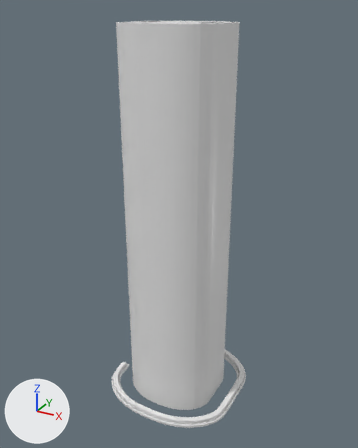
One commit to the FBX model Assets/Models/PenrosePlace.fbx: the scene before it, then after it.
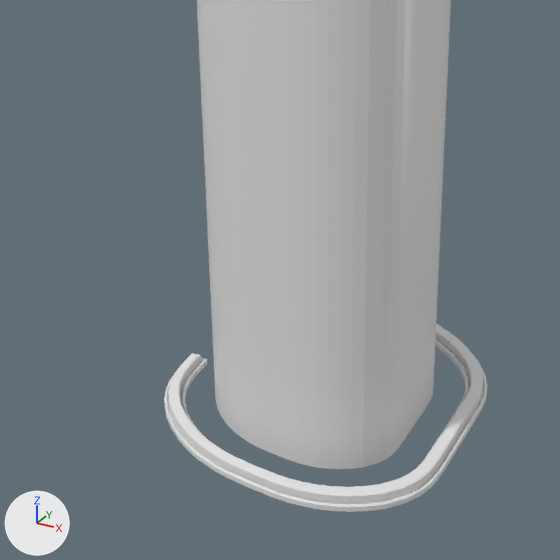
There are two pictures of each version: one whole from a 50 mm camera at (50.8, -92.1, 90.9) aimed at (0.0, 0.2, 44.7), one close up on the part from 12% to 77% of the width and 48% to 100% of the height. The lights are fixed; the arrows at lower left show +X, +Y and +Z.

The first close-up shows 'Floor01', 'Floor02', 'Floor03', 'Floor04', 'Floor05', 'Floor06', 'Floor07', 'Planters', 'Plants'.
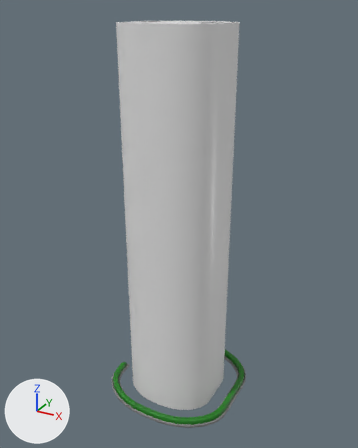
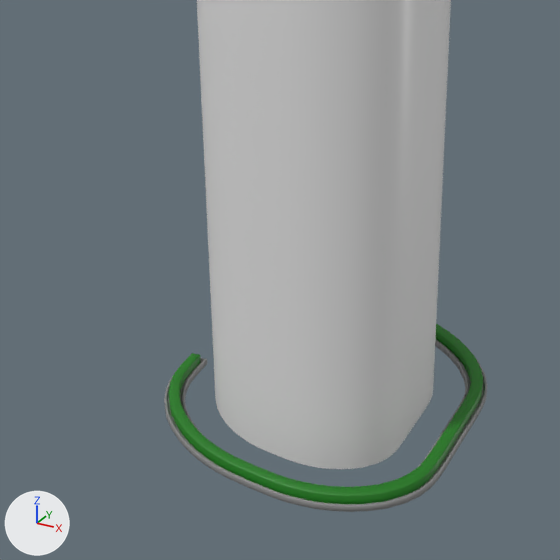
Changed parts and their boxes [x1, y1, x2, y2] in the close-ups (560 x 560 px):
'Plants', recoloured (white to green): [169, 324, 483, 504] in both
'Planters', recoloured: [164, 340, 487, 512] in both

The change, as a diff of the scene's bpy script:
```diff
--- a/Assets/Models/PenrosePlace.fbx.py
+++ b/Assets/Models/PenrosePlace.fbx.py
@@ mat_planters @@
+mat_planters = principled_material('Planters')
+mat_planters.base_color = (0.24, 0.24, 0.24)  # grey #868686
@@ mat_plants @@
+mat_plants = principled_material('Plants')
+mat_plants.base_color = (0.0112, 0.196, 0.00864)  # dark green #1b7a17
@@ me_cube_014 @@
 me_cube_014.from_pydata(...)  # 356 vertices, 297 faces; spans x -15.5..16.0, y -15.7..15.7, z -7.4..-6.3
-me_cube_014.materials.append(mat_penroseroomwalls)  # white #e7e7e7
+me_cube_014.materials.append(mat_plants)  # dark green #1b7a17
@@ me_cube_013 @@
 me_cube_013.from_pydata(...)  # 1060 vertices, 1009 faces; spans x -15.9..16.5, y -16.2..16.2, z -8.0..-7.2
-me_cube_013.materials.append(mat_penroseroomwalls)  # white #e7e7e7
+me_cube_013.materials.append(mat_planters)  # grey #868686
```
